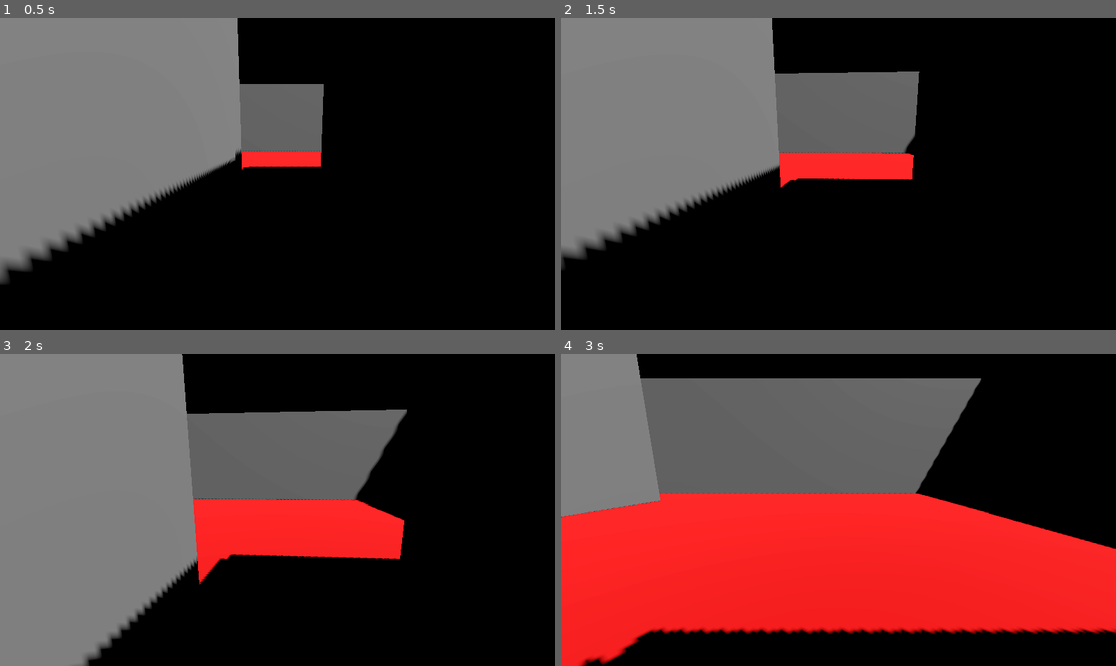
Above: before the commit, frames 1-4 (two rows, left to right).
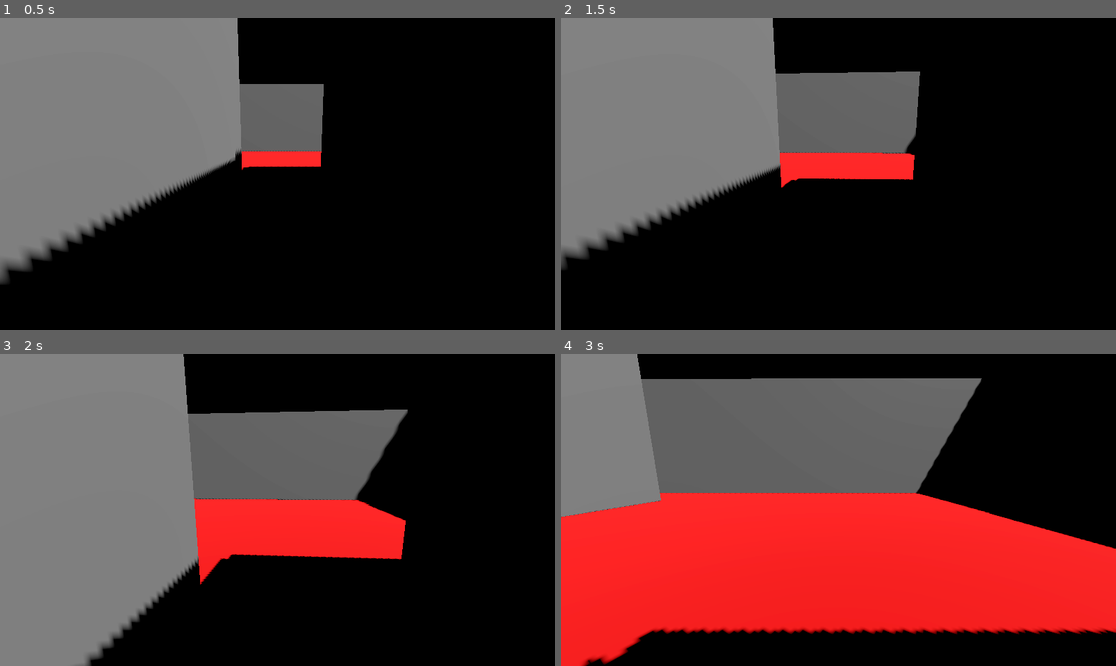
Above: after the commit, the same moments.

Repository: AnxietyTheOrk/GraveRobbery
Game: Godot game, scene res://Scenes/level_1.tscn
Same seed, same stepped clock (60 frames per second), same inputs: the game is played once before the commit and once after it.
Inputs (mouse positions are in pixels of both pictures, inside the frame that each line leads up to):
- Up to frame 1 (0.5 s): no input
- Up to frame 2 (1.5 s): tap Enter (ui_accept) at 0.5, 0.77 s; move the mouse to (866, 174) at 0.52 s; hold W (move_forward) from 0.53 s (still down); click (866, 174) at 0.67 s; move the mouse to (810, 174) at 1.27 s; click (810, 174) at 1.42 s
- Up to frame 3 (2 s): keep holding W (move_forward); tap Enter (ui_accept) at 1.52 s
- Up to frame 4 (3 s): keep holding W (move_forward); move the mouse to (849, 503) at 2.02 s; click (849, 503) at 2.17 s; move the mouse to (832, 516) at 2.77 s; click (832, 516) at 2.92 s

Frame 1 is identical in both runs. In frame 2, 0.4% of the frame differs, in the area x 0-65%, y 0-80%; in frame 3, 0.5%; in frame 4, 0.8%, in the area x 0-100%, y 0-100%.

Commit message:
Last Sync: 2025-09-24 07:25 (Mobile)

Diff:
--- a/grave-robbery/Scripts/camera_rig.gd
+++ b/grave-robbery/Scripts/camera_rig.gd
@@ -1,33 +1,21 @@
 extends SpringArm3D
 
 @onready var camera: Camera3D = $Camera3D
-@export var turn_rate := 200.0
 @export var mouse_sensitivity := 0.07
-var mouse_delta: Vector2
 
-# Called when the node enters the scene tree for the first time.
 func _ready() -> void:
 	spring_length = camera.position.z
 	Input.mouse_mode = Input.MOUSE_MODE_CAPTURED
 
-# Called every frame. 'delta' is the elapsed time since the previous frame.
-func _process(delta: float) -> void:
-	# Handle keyboard look input
-	var look_input := Input.get_vector("view_right", "view_left", "view_down", "view_up")
-	look_input *= turn_rate * delta
-
-	# Apply rotations
-	rotation_degrees.y += look_input.x + mouse_delta.x
-	rotation_degrees.x += look_input.y + mouse_delta.y
-	rotation_degrees.x = clampf(rotation_degrees.x, -70, 50)
-
-	# Clear mouse delta after using it
-	mouse_delta = Vector2.ZERO
-
 func _input(event: InputEvent) -> void:
 	if event is InputEventMouseMotion and Input.mouse_mode == Input.MOUSE_MODE_CAPTURED:
-		mouse_delta = event.relative * -mouse_sensitivity
-		get_viewport().set_input_as_handled()
+		# Debug print to see what we're getting
+		print("Mouse relative: ", event.relative)
+
+		rotation_degrees.y -= event.relative.x * mouse_sensitivity
+		rotation_degrees.x -= event.relative.y * mouse_sensitivity
+		rotation_degrees.x = clampf(rotation_degrees.x, -70, 50)
+
 	elif event is InputEventKey and event.keycode == KEY_ESCAPE and event.pressed:
 		Input.mouse_mode = Input.MOUSE_MODE_VISIBLE
 	elif event is InputEventMouseButton and event.button_index == MOUSE_BUTTON_LEFT and Input.mouse_mode == Input.MOUSE_MODE_VISIBLE:
